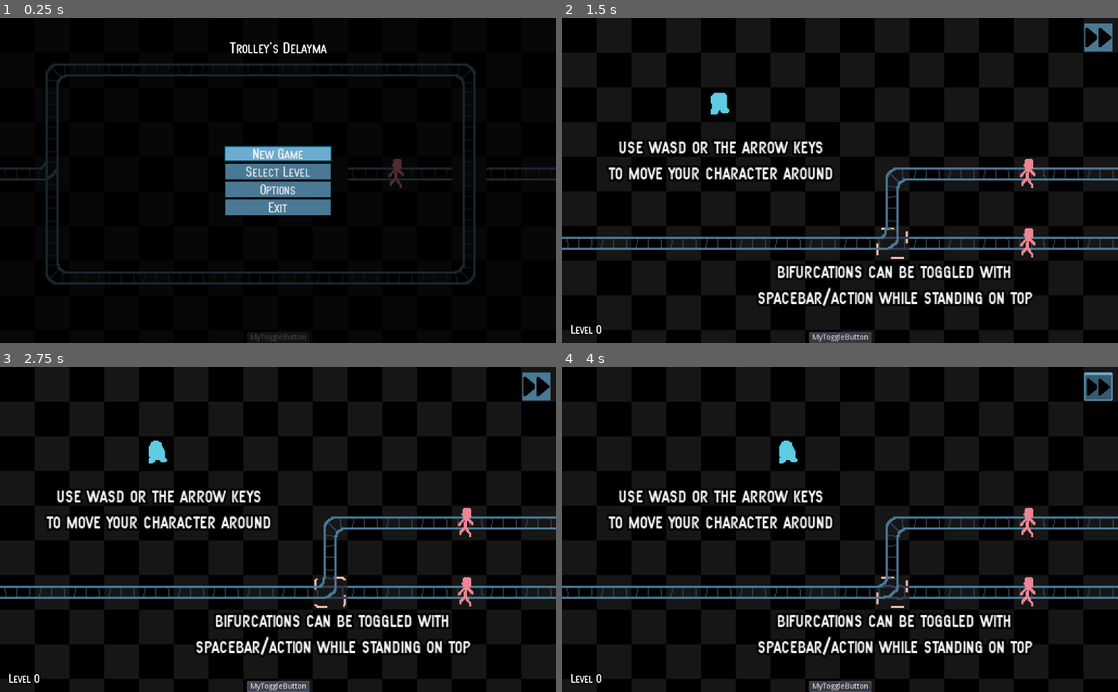
Above: before the commit, frames 1-4 (two rows, left to right).
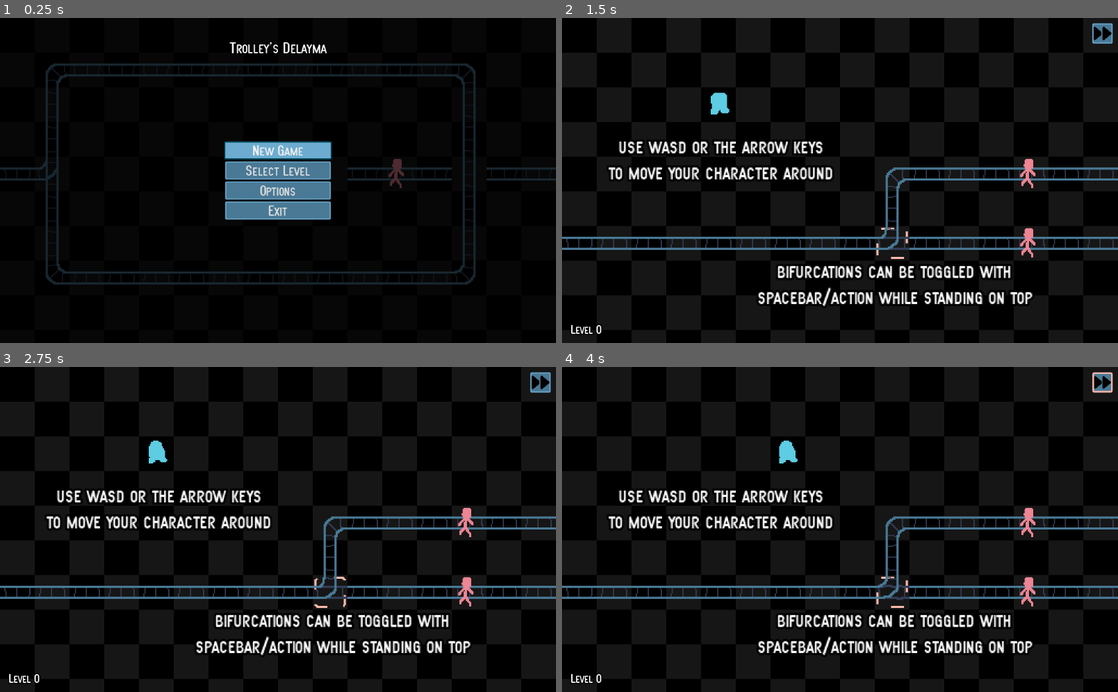
Above: after the commit, the same moments.

Repository: albertnez/ld50
Game: Godot game, scene res://scenes/main_menu_handler.tscn
Same seed, same stepped clock (60 frames per second), same inputs: the game is played once before the commit and once after it.
Inputs (mouse positions are in pixels of both pictures, inside the frame that each line leads up to; where the layout moved, square brackets give the same spot in the first picture):
- Up to frame 1 (0.25 s): no input
- Up to frame 2 (1.5 s): click (840, 336) at 0.5 s, where only the run before the commit has a clickable "MyToggleButton"; click "New Game" at 1.25 s
- Up to frame 3 (2.75 s): click (278, 685) at 2 s, where only the run before the commit has a clickable "MyToggleButton"
- Up to frame 4 (4 s): click (1101, 383) [1095, 386] at 2.75 s; tap Enter (restart) at 3.5 s; move the mouse to (962, 513) at 3.52 s; hold Right (ui_right) from 3.53 s (still down)

The runs differ from the first frame. In frame 1, 2.0% of the frame differs, in the area x 40-60%, y 37-100%; in frame 2, 0.7%; in frame 3, 0.7%; in frame 4, 0.8%.

Commit message:
Improving theme for the fast forward button

Diff:
--- a/assets/theme/button_main_style.tres
+++ b/assets/theme/button_main_style.tres
@@ -4,3 +4,12 @@
 content_margin_left = 2.0
 content_margin_right = 2.0
 bg_color = Color( 0.290196, 0.478431, 0.588235, 1 )
+border_width_left = 2
+border_width_top = 2
+border_width_right = 2
+border_width_bottom = 2
+border_color = Color( 0.432587, 0.677466, 0.820312, 1 )
+corner_radius_top_left = 2
+corner_radius_top_right = 2
+corner_radius_bottom_right = 2
+corner_radius_bottom_left = 2
--- a/assets/theme/button_pressed.tres
+++ b/assets/theme/button_pressed.tres
@@ -3,13 +3,13 @@
 [resource]
 content_margin_left = 2.0
 content_margin_right = 2.0
-bg_color = Color( 0.2156, 0.35772, 0.44, 1 )
-border_width_left = 2
-border_width_top = 5
-border_width_right = 2
-border_width_bottom = 2
-border_color = Color( 0.431373, 0.678431, 0.819608, 1 )
-corner_radius_top_left = 2
-corner_radius_top_right = 2
-corner_radius_bottom_right = 2
-corner_radius_bottom_left = 2
+bg_color = Color( 0.290196, 0.478431, 0.588235, 1 )
+border_width_left = 3
+border_width_top = 3
+border_width_right = 3
+border_width_bottom = 3
+border_color = Color( 0.984314, 0.733333, 0.678431, 1 )
+corner_radius_top_left = 3
+corner_radius_top_right = 3
+corner_radius_bottom_right = 3
+corner_radius_bottom_left = 3
--- a/assets/theme/new_theme.tres
+++ b/assets/theme/new_theme.tres
@@ -1,9 +1,8 @@
-[gd_resource type="Theme" load_steps=8 format=2]
+[gd_resource type="Theme" load_steps=7 format=2]
 
 [ext_resource path="res://assets/fonts/SF Atarian System.ttf" type="DynamicFontData" id=1]
 [ext_resource path="res://assets/theme/button_focus_style.tres" type="StyleBox" id=2]
 [ext_resource path="res://assets/theme/button_main_style.tres" type="StyleBox" id=3]
-[ext_resource path="res://assets/theme/button_hover_style.tres" type="StyleBox" id=4]
 [ext_resource path="res://scenes/ui/font_med.tres" type="DynamicFont" id=5]
 [ext_resource path="res://assets/theme/button_pressed.tres" type="StyleBox" id=6]
 
@@ -21,7 +20,7 @@
 Button/fonts/font = SubResource( 2 )
 Button/styles/disabled = null
 Button/styles/focus = ExtResource( 2 )
-Button/styles/hover = ExtResource( 4 )
+Button/styles/hover = ExtResource( 3 )
 Button/styles/normal = ExtResource( 3 )
 Button/styles/pressed = ExtResource( 6 )
 Label/fonts/font = ExtResource( 5 )
--- a/scenes/levels/menu/menu_level.tscn
+++ b/scenes/levels/menu/menu_level.tscn
@@ -16,7 +16,7 @@
 current = false
 
 [node name="ActionHoverIndicator" parent="." index="5"]
-frame = 0
+frame = 1
 
 [node name="LevelTileHintSprite" parent="." index="7"]
-frame = 4
+frame = 1
--- a/scenes/ui/game_ui.tscn
+++ b/scenes/ui/game_ui.tscn
@@ -39,8 +39,8 @@
 [node name="FastForwardButton" type="Button" parent="MarginContainer/PlayingUI"]
 anchor_left = 1.0
 anchor_right = 1.0
-margin_left = -52.0
-margin_bottom = 52.0
+margin_left = -37.0
+margin_bottom = 37.0
 focus_mode = 0
 theme = ExtResource( 6 )
 toggle_mode = true
@@ -143,14 +143,4 @@
 Press ENTER/START to go to the NEXT LEVEL"
 align = 1
 
-[node name="TestButton" type="Button" parent="."]
-anchor_left = 0.5
-anchor_top = 1.0
-anchor_right = 0.5
-anchor_bottom = 1.0
-margin_left = -57.5
-margin_top = -20.0
-margin_right = 57.5
-text = "MyToggleButton"
-
 [connection signal="toggled" from="MarginContainer/PlayingUI/FastForwardButton" to="." method="_on_FastForwardButton_toggled"]
